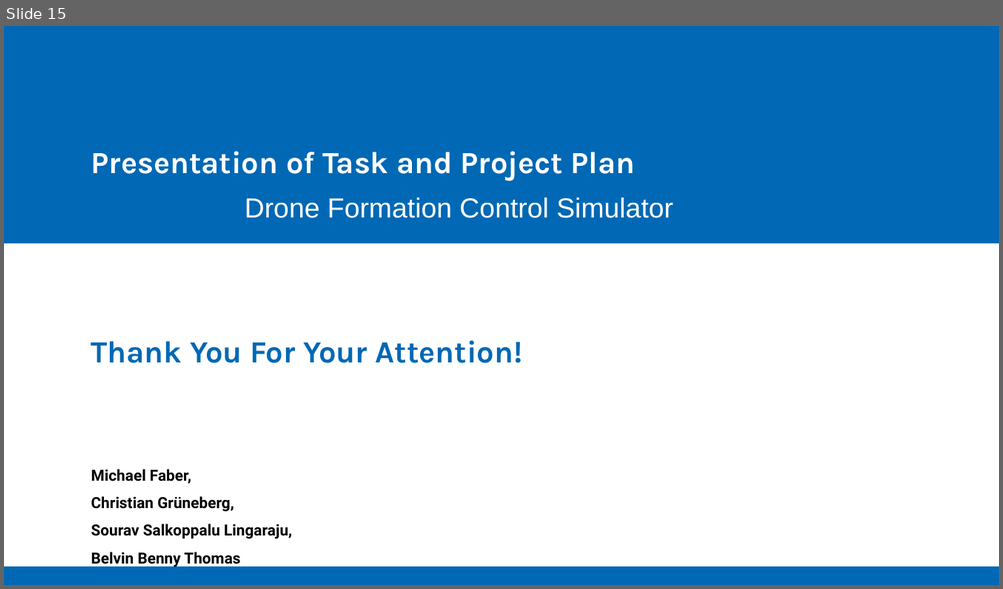
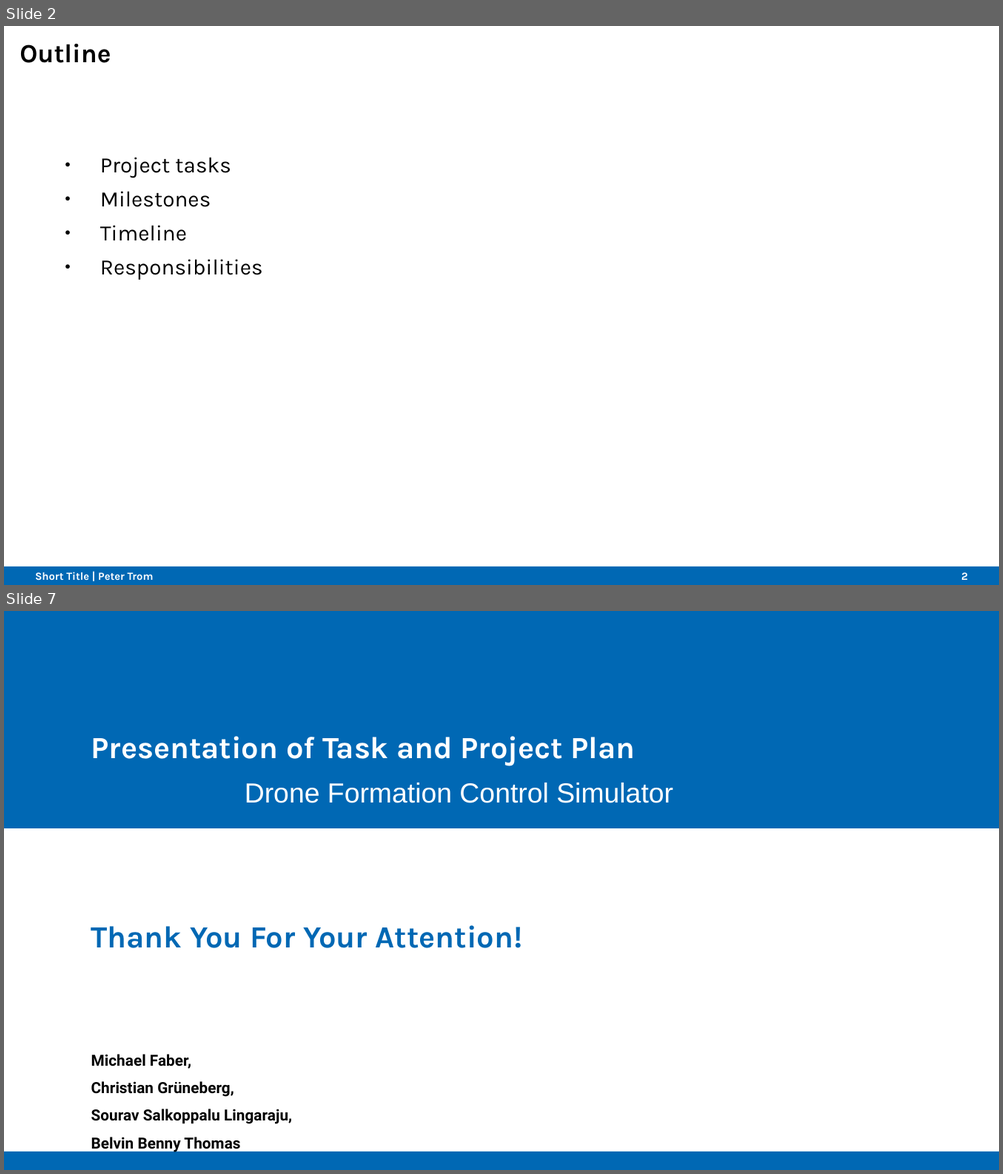
Before and after one commit to Belvin7/Drone_Project_personal-, a slide deck: AMS_Intermediate_Presentation.odp. Shown one above the other, each under a label of ours: slide 15 before the commit, slides 2 and 7 after it; the slides between them are not shown. The pictures are 1003x589 and 1003x1174 pixels, drawn with LibreOffice and Linux fonts; fonts in the diff are those of the drawing; background and template pictures are left out. Boxes give left, top, right and bottom in pixels: in the first picture for what was removed or moved away, otherwise in the second. Text is boxed around its words. In the diff, an @@ line names an element or a change of style, - is before the commit and + after.

Commit message:
AMS_Project_Plan.odp

```diff
--- a/AMS_Intermediate_Presentation.odp
+++ b/AMS_Intermediate_Presentation.odp
@@ slide 2 added at [4,26,999,585], background #FFFFFF; not listed: 1 template element that a slide beside it also shows @@
@@ title added at [20,44,111,63], 18.9 pt, text #000000, bold @@
+Outline
@@ text added at [100,157,263,280], 15.9 pt, text #000000 @@
+● Project tasks
+● Milestones
+● Timeline
+● Responsibilities
@@ text added at [35,572,153,581], 7.9 pt, text #FFFFFF, bold @@
+Short Title | Peter Trom
@@ page number added at [961,573,967,580], 7.9 pt, text #FFFFFF, bold @@
+2
@@ what was slide 15 is now slide 7 @@
```
Also in this commit, not shown: 2 slides changed, 3 other slides added, 12 slides removed.
